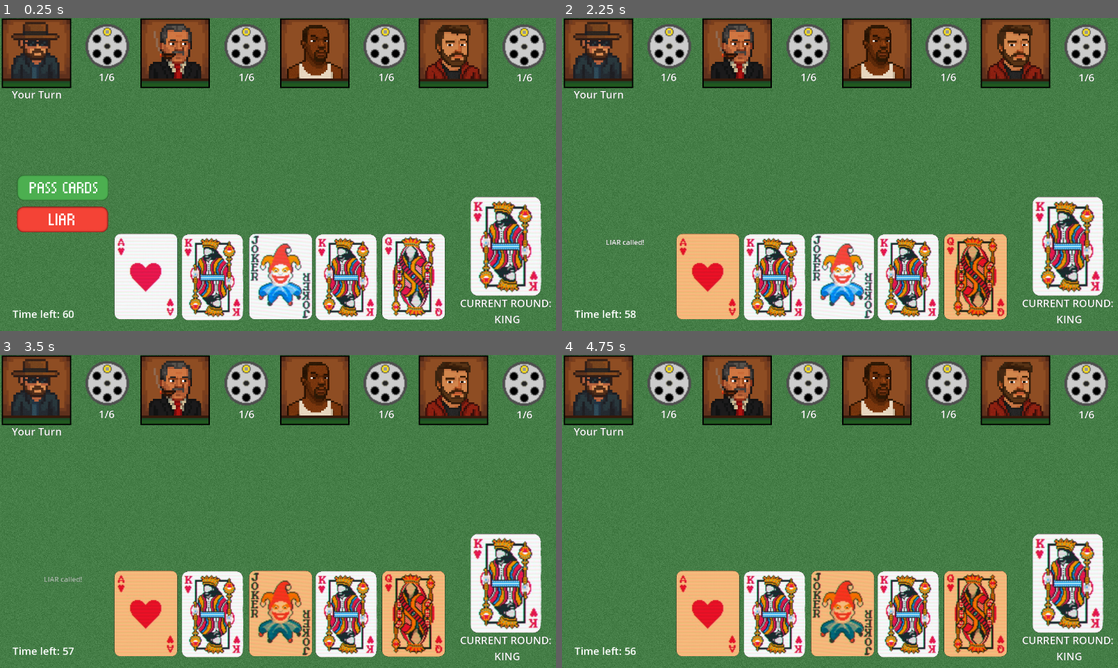
Above: before the commit, frames 1-4 (two rows, left to right).
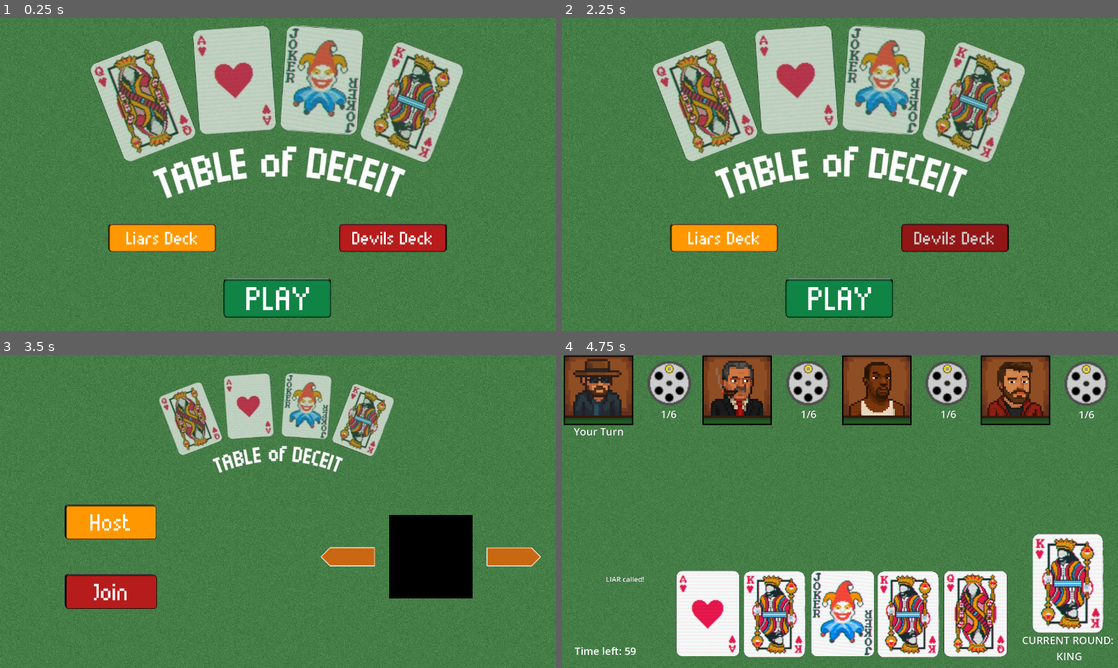
Above: after the commit, the same moments.

Repository: NazarLys/Table_of_Deceit
Game: Godot game, scene res://main_menu.tscn
The game is run twice, just before and just after one commit, with the same random seed, the same clock (stepped at 60 frames per second) and the same inputs. Before the commit the project starts from res://game.tscn.
Inputs (mouse positions are in pixels of both pictures, inside the frame that each line leads up to):
- Up to frame 1 (0.25 s): no input
- Up to frame 2 (2.25 s): click (723, 237) at 0.52 s; click (956, 237) at 1.27 s; click (623, 218) at 2.02 s
- Up to frame 3 (3.5 s): click (278, 636) at 2.77 s
- Up to frame 4 (4.75 s): click (673, 520) at 3.52 s; click (623, 555) at 4.27 s

The runs differ from the first frame. In frame 1, 54% of the frame differs, in the area x 0-100%, y 0-100%; in frame 2, 52%; in frame 3, 46%; in frame 4, 9.0%.

Commit message:
абабагаламага

Diff:
--- a/Lobby.gd
+++ b/Lobby.gd
@@ -13,7 +13,7 @@
 	peer.create_server(12345, 4)
 	multiplayer.multiplayer_peer = peer
 	print("Server started on port 12345")
-	get_tree().change_scene_to_file("res://Game.tscn")  # Replace with your game scene path
+	get_tree().change_scene_to_file("res://game.tscn")
 
 func _on_join_button_pressed():
 	var peer = ENetMultiplayerPeer.new()
@@ -21,4 +21,4 @@
 	peer.create_client(ip, 12345)
 	multiplayer.multiplayer_peer = peer
 	print("Trying to join %s..." % ip)
-	get_tree().change_scene_to_file("res://.tscn")
+	get_tree().change_scene_to_file("res://game.tscn")
--- a/Lobby.tscn
+++ b/Lobby.tscn
@@ -1,37 +1,122 @@
-[gd_scene load_steps=2 format=3 uid="uid://cgk820ptpdexb"]
+[gd_scene load_steps=19 format=3 uid="uid://cgk820ptpdexb"]
 
 [ext_resource type="Script" path="res://Lobby.gd" id="1_oofxy"]
+[ext_resource type="Texture2D" uid="uid://dfdtjlenjxq4a" path="res://main_menu/photo_5260287361173023056_y.jpg" id="2_ty2de"]
+[ext_resource type="Texture2D" uid="uid://dhu0wmyutfmay" path="res://main_menu/20250510_231812.png" id="3_47vmb"]
+[ext_resource type="Texture2D" uid="uid://dx8p8gw1y8thq" path="res://main_menu/20250510_230808.png" id="4_qvb55"]
+[ext_resource type="Texture2D" uid="uid://c1vboqpf02n2j" path="res://main_menu/20250510_140446.png" id="5_poy1r"]
+[ext_resource type="Texture2D" uid="uid://dsq2tbwst0w7p" path="res://main_menu/20250510_140459.png" id="6_2tq58"]
+
+[sub_resource type="StyleBoxFlat" id="StyleBoxFlat_fq3ng"]
+bg_color = Color(0.6, 0.6, 0.6, 0)
+
+[sub_resource type="StyleBoxFlat" id="StyleBoxFlat_t1tnc"]
+bg_color = Color(0.6, 0.6, 0.6, 0)
+
+[sub_resource type="StyleBoxFlat" id="StyleBoxFlat_sdtqp"]
+bg_color = Color(0.6, 0.6, 0.6, 0)
+
+[sub_resource type="StyleBoxFlat" id="StyleBoxFlat_8wb6u"]
+bg_color = Color(0.6, 0.6, 0.6, 0)
+
+[sub_resource type="StyleBoxFlat" id="StyleBoxFlat_xgj5r"]
+bg_color = Color(0.6, 0.6, 0.6, 0)
+
+[sub_resource type="StyleBoxFlat" id="StyleBoxFlat_ogots"]
+bg_color = Color(0.6, 0.6, 0.6, 0)
+
+[sub_resource type="StyleBoxFlat" id="StyleBoxFlat_jkr2k"]
+bg_color = Color(0.6, 0.6, 0.6, 0)
+
+[sub_resource type="StyleBoxFlat" id="StyleBoxFlat_68ajv"]
+bg_color = Color(0.6, 0.6, 0.6, 0)
+
+[sub_resource type="StyleBoxFlat" id="StyleBoxFlat_i6ama"]
+bg_color = Color(0.6, 0.6, 0.6, 0)
+
+[sub_resource type="StyleBoxFlat" id="StyleBoxFlat_pxaxo"]
+bg_color = Color(0.6, 0.6, 0.6, 0)
+
+[sub_resource type="StyleBoxFlat" id="StyleBoxFlat_f2r88"]
+bg_color = Color(0.6, 0.6, 0.6, 0)
+
+[sub_resource type="StyleBoxFlat" id="StyleBoxFlat_b8yyj"]
+bg_color = Color(0.6, 0.6, 0.6, 0)
 
 [node name="Lobby" type="Control"]
 layout_mode = 3
 anchors_preset = 0
 script = ExtResource("1_oofxy")
 
+[node name="Camera2D" type="Camera2D" parent="."]
+top_level = true
+position = Vector2(640, 360)
+
+[node name="Sprite2D" type="Sprite2D" parent="."]
+position = Vector2(640, 560)
+texture = ExtResource("2_ty2de")
+
 [node name="IpInput" type="LineEdit" parent="."]
+visible = false
 layout_mode = 0
 offset_right = 67.0625
 offset_bottom = 31.0
 
 [node name="Host" type="Button" parent="."]
 layout_mode = 0
-offset_left = 27.0
-offset_top = 65.0
-offset_right = 207.0
-offset_bottom = 125.0
-text = "Host"
+offset_left = 149.0
+offset_top = 344.0
+offset_right = 1200.0
+offset_bottom = 742.0
+scale = Vector2(0.201, 0.201)
+theme_override_styles/normal = SubResource("StyleBoxFlat_fq3ng")
+theme_override_styles/hover = SubResource("StyleBoxFlat_t1tnc")
+theme_override_styles/pressed = SubResource("StyleBoxFlat_sdtqp")
+theme_override_styles/focus = SubResource("StyleBoxFlat_8wb6u")
+icon = ExtResource("3_47vmb")
 
 [node name="Join" type="Button" parent="."]
 layout_mode = 0
-offset_left = 263.0
-offset_top = 65.0
-offset_right = 443.0
-offset_bottom = 125.0
-text = "Join"
+offset_left = 149.0
+offset_top = 504.0
+offset_right = 1203.0
+offset_bottom = 903.0
+scale = Vector2(0.201, 0.201)
+theme_override_styles/normal = SubResource("StyleBoxFlat_xgj5r")
+theme_override_styles/hover = SubResource("StyleBoxFlat_ogots")
+theme_override_styles/pressed = SubResource("StyleBoxFlat_jkr2k")
+theme_override_styles/focus = SubResource("StyleBoxFlat_68ajv")
+icon = ExtResource("4_qvb55")
 
-[node name="Info" type="Label" parent="."]
+[node name="Player 0" type="ColorRect" parent="."]
+offset_left = 896.0
+offset_top = 368.0
+offset_right = 1056.0
+offset_bottom = 528.0
+scale = Vector2(1.2, 1.2)
+color = Color(0, 0, 0, 1)
+
+[node name="ChangeB" type="Button" parent="."]
 layout_mode = 0
-offset_left = 168.0
-offset_top = 144.0
-offset_right = 318.0
-offset_bottom = 167.0
-text = "Connection Status: "
+offset_left = 1120.0
+offset_top = 442.0
+offset_right = 2377.0
+offset_bottom = 886.0
+scale = Vector2(0.1, 0.1)
+theme_override_styles/normal = SubResource("StyleBoxFlat_i6ama")
+theme_override_styles/hover = SubResource("StyleBoxFlat_pxaxo")
+theme_override_styles/pressed = SubResource("StyleBoxFlat_f2r88")
+theme_override_styles/focus = SubResource("StyleBoxFlat_b8yyj")
+icon = ExtResource("5_poy1r")
+
+[node name="ChangeN" type="Button" parent="."]
+offset_left = 738.0
+offset_top = 442.0
+offset_right = 1996.0
+offset_bottom = 886.0
+scale = Vector2(0.1, 0.1)
+theme_override_styles/normal = SubResource("StyleBoxFlat_i6ama")
+theme_override_styles/hover = SubResource("StyleBoxFlat_pxaxo")
+theme_override_styles/pressed = SubResource("StyleBoxFlat_f2r88")
+theme_override_styles/focus = SubResource("StyleBoxFlat_b8yyj")
+icon = ExtResource("6_2tq58")
--- a/game.tscn
+++ b/game.tscn
@@ -28,6 +28,9 @@
 [sub_resource type="StyleBoxEmpty" id="StyleBoxEmpty_byfyb"]
 
 [sub_resource type="StyleBoxEmpty" id="StyleBoxEmpty_ad8o5"]
+
+[sub_resource type="StyleBoxFlat" id="StyleBoxFlat_y8ryv"]
+bg_color = Color(0.6, 0.6, 0.6, 0)
 
 [sub_resource type="StyleBoxEmpty" id="StyleBoxEmpty_ehccs"]
 
@@ -98,6 +101,7 @@
 
 [node name="Output" type="Label" parent="UI"]
 custom_minimum_size = Vector2(10, 10)
+layout_mode = 0
 offset_left = 17.0
 offset_top = 504.0
 offset_right = 267.0
@@ -162,6 +166,7 @@
 theme_override_styles/normal = SubResource("StyleBoxEmpty_1ywnr")
 theme_override_styles/hover = SubResource("StyleBoxEmpty_byfyb")
 theme_override_styles/pressed = SubResource("StyleBoxEmpty_ad8o5")
+theme_override_styles/focus = SubResource("StyleBoxFlat_y8ryv")
 icon = ExtResource("3_nixtt")
 
 [node name="Liar" type="Button" parent="."]
--- /dev/null
+++ b/main_menu.gd
@@ -0,0 +1,72 @@
+extends Node
+
+@onready var liars_button: Button = $LiarsDeck
+@onready var devils_button: Button = $DevilsDeck
+@onready var play_button: Button = $Play
+
+var selected_deck: String = ""
+var hovered_button: Button = null
+
+func _ready():
+	# Connect pressed signals
+	liars_button.pressed.connect(_on_liars_pressed)
+	devils_button.pressed.connect(_on_devils_pressed)
+	play_button.pressed.connect(_on_play_pressed)
+
+	# Connect hover signals
+	liars_button.mouse_entered.connect(func(): _on_hover(liars_button))
+	liars_button.mouse_exited.connect(_on_hover_exit)
+	devils_button.mouse_entered.connect(func(): _on_hover(devils_button))
+	devils_button.mouse_exited.connect(_on_hover_exit)
+	play_button.mouse_entered.connect(func(): _on_hover(play_button))
+	play_button.mouse_exited.connect(_on_hover_exit)
+
+	_update_buttons()
+
+func _on_liars_pressed():
+	selected_deck = "liars"
+	_update_buttons()
+
+func _on_devils_pressed():
+	selected_deck = "devils"
+	_update_buttons()
+
+func _on_play_pressed():
+	if selected_deck == "":
+		print("⚠️ Please select a deck before starting the game!")
+		return
+	get_tree().change_scene_to_file("res://Lobby.tscn")
+
+func _on_hover(button: Button):
+	hovered_button = button
+	_update_buttons()
+
+func _on_hover_exit():
+	hovered_button = null
+	_update_buttons()
+
+func _update_buttons():
+	# Reset to default
+	liars_button.modulate = Color(1, 1, 1)
+	devils_button.modulate = Color(1, 1, 1)
+	play_button.modulate = Color(1, 1, 1)
+
+	# Pressed effect
+	if selected_deck == "liars":
+		liars_button.modulate = Color(0.8, 0.8, 0.8)
+	elif selected_deck == "devils":
+		devils_button.modulate = Color(0.8, 0.8, 0.8)
+
+	# Hover effect only if not selected
+	if hovered_button != null:
+		if hovered_button == play_button:
+			play_button.modulate = Color(1.2, 1.2, 1.2)
+		elif get_button_deck(hovered_button) != selected_deck:
+			hovered_button.modulate = Color(1.2, 1.2, 1.2)
+
+func get_button_deck(button: Button) -> String:
+	if button == liars_button:
+		return "liars"
+	elif button == devils_button:
+		return "devils"
+	return ""
--- a/main_menu.tscn
+++ b/main_menu.tscn
@@ -1,71 +1,93 @@
-[gd_scene format=3 uid="uid://chadt3b0kfvn"]
+[gd_scene load_steps=18 format=3 uid="uid://dpmmqumudr7in"]
 
-[node name="MainMenu" type="Control"]
-layout_mode = 3
-anchors_preset = 15
-anchor_right = 1.0
-anchor_bottom = 1.0
-offset_left = 44.0
-offset_top = 13.0
-offset_right = 44.0
-offset_bottom = 13.0
-grow_horizontal = 2
-grow_vertical = 2
+[ext_resource type="Script" path="res://main_menu.gd" id="1_l233s"]
+[ext_resource type="Texture2D" uid="uid://dcge43krgxxgi" path="res://main_menu/photo_5258035561359338649_y.jpg" id="1_m677w"]
+[ext_resource type="Texture2D" uid="uid://blhqgldj05qqk" path="res://main_menu/20250510_132934.png" id="3_gupkf"]
+[ext_resource type="Texture2D" uid="uid://nls1eksj4mqr" path="res://main_menu/20250510_133356.png" id="3_n1jn4"]
+[ext_resource type="Texture2D" uid="uid://d3atapafmce6n" path="res://main_menu/20250510_133043.png" id="5_e37sw"]
 
-[node name="ColorRect" type="ColorRect" parent="."]
-custom_minimum_size = Vector2(1280, 720)
-layout_mode = 0
-offset_left = -44.0
-offset_top = -13.0
-offset_right = 1236.0
-offset_bottom = 707.0
+[sub_resource type="StyleBoxFlat" id="StyleBoxFlat_4swab"]
+bg_color = Color(0.6, 0.6, 0.6, 0)
 
-[node name="TitleMenu" type="Label" parent="."]
-custom_minimum_size = Vector2(100, 100)
-layout_mode = 0
-offset_left = 412.0
-offset_top = 97.0
-offset_right = 795.0
-offset_bottom = 297.0
-theme_override_colors/font_color = Color(0, 0, 0, 1)
-theme_override_font_sizes/font_size = 52
-text = "Table Of Deceit"
-vertical_alignment = 1
+[sub_resource type="StyleBoxFlat" id="StyleBoxFlat_uqi3f"]
+bg_color = Color(0.6, 0.6, 0.6, 0)
 
-[node name="ModeButtons" type="HBoxContainer" parent="."]
-custom_minimum_size = Vector2(150, 80)
-layout_mode = 0
-offset_left = 303.0
-offset_top = 273.0
-offset_right = 903.0
-offset_bottom = 353.0
-theme_override_constants/separation = 200
-alignment = 1
+[sub_resource type="StyleBoxFlat" id="StyleBoxFlat_ea7gq"]
+bg_color = Color(0.6, 0.6, 0.6, 0)
 
-[node name="LiarsDeck" type="Button" parent="ModeButtons"]
-layout_mode = 2
+[sub_resource type="StyleBoxFlat" id="StyleBoxFlat_pswd8"]
+bg_color = Color(0.6, 0.6, 0.6, 0)
+
+[sub_resource type="StyleBoxFlat" id="StyleBoxFlat_0m7jl"]
+bg_color = Color(0.6, 0.6, 0.6, 0)
+
+[sub_resource type="StyleBoxFlat" id="StyleBoxFlat_ry2wx"]
+bg_color = Color(0.6, 0.6, 0.6, 0)
+
+[sub_resource type="StyleBoxFlat" id="StyleBoxFlat_qe1ma"]
+bg_color = Color(0.6, 0.6, 0.6, 0)
+
+[sub_resource type="StyleBoxFlat" id="StyleBoxFlat_72f8q"]
+bg_color = Color(0.6, 0.6, 0.6, 0)
+
+[sub_resource type="StyleBoxFlat" id="StyleBoxFlat_nyjkf"]
+bg_color = Color(0.6, 0.6, 0.6, 0)
+
+[sub_resource type="StyleBoxFlat" id="StyleBoxFlat_6jddd"]
+bg_color = Color(0.6, 0.6, 0.6, 0)
+
+[sub_resource type="StyleBoxFlat" id="StyleBoxFlat_tpnpq"]
+bg_color = Color(0.6, 0.6, 0.6, 0)
+
+[sub_resource type="StyleBoxFlat" id="StyleBoxFlat_pbo33"]
+bg_color = Color(0.6, 0.6, 0.6, 0)
+
+[node name="MainMenu" type="Node2D"]
+script = ExtResource("1_l233s")
+
+[node name="ColorRect" type="Sprite2D" parent="."]
+position = Vector2(640, 560)
+texture = ExtResource("1_m677w")
+
+[node name="Play" type="Button" parent="."]
+custom_minimum_size = Vector2(80, 30)
+offset_left = 514.0
+offset_top = 596.0
+offset_right = 1116.0
+offset_bottom = 827.0
+scale = Vector2(0.42, 0.42)
+theme_type_variation = &"FlatButton"
+theme_override_styles/normal = SubResource("StyleBoxFlat_4swab")
+theme_override_styles/hover = SubResource("StyleBoxFlat_uqi3f")
+theme_override_styles/pressed = SubResource("StyleBoxFlat_ea7gq")
+theme_override_styles/focus = SubResource("StyleBoxFlat_pswd8")
+icon = ExtResource("3_n1jn4")
+
+[node name="LiarsDeck" type="Button" parent="."]
+offset_left = 248.0
+offset_top = 470.0
+offset_right = 912.0
+offset_bottom = 654.0
+scale = Vector2(0.38, 0.38)
+theme_type_variation = &"FlatButton"
+theme_override_styles/normal = SubResource("StyleBoxFlat_0m7jl")
+theme_override_styles/hover = SubResource("StyleBoxFlat_ry2wx")
+theme_override_styles/pressed = SubResource("StyleBoxFlat_qe1ma")
+theme_override_styles/focus = SubResource("StyleBoxFlat_72f8q")
 toggle_mode = true
-text = "Liar's Deck"
+icon = ExtResource("3_gupkf")
 
-[node name="DevilsDeck" type="Button" parent="ModeButtons"]
+[node name="DevilsDeck" type="Button" parent="."]
 custom_minimum_size = Vector2(200, 80)
-layout_mode = 2
+offset_left = 781.0
+offset_top = 470.0
+offset_right = 1443.0
+offset_bottom = 655.0
+scale = Vector2(0.38, 0.38)
+theme_override_styles/normal = SubResource("StyleBoxFlat_nyjkf")
+theme_override_styles/hover = SubResource("StyleBoxFlat_6jddd")
+theme_override_styles/pressed = SubResource("StyleBoxFlat_tpnpq")
+theme_override_styles/focus = SubResource("StyleBoxFlat_pbo33")
 toggle_mode = true
 action_mode = 0
-text = "Devil's Deck"
-
-[node name="PlayButton" type="Button" parent="."]
-custom_minimum_size = Vector2(80, 30)
-layout_mode = 0
-offset_left = 481.0
-offset_top = 378.0
-offset_right = 611.0
-offset_bottom = 428.0
-
-[node name="CharacterButton" type="Button" parent="."]
-custom_minimum_size = Vector2(30, 30)
-layout_mode = 0
-offset_left = 509.0
-offset_top = 488.0
-offset_right = 589.0
-offset_bottom = 568.0
+icon = ExtResource("5_e37sw")
--- a/project.godot
+++ b/project.godot
@@ -11,7 +11,7 @@
 [application]
 
 config/name="Table_of_Deceit"
-run/main_scene="res://game.tscn"
+run/main_scene="res://main_menu.tscn"
 config/features=PackedStringArray("4.2", "GL Compatibility")
 config/icon="res://icon.svg"
 
Binary file removed: Screenshot 2025-05-08 103349.png
Binary file removed: Turn.png
Not shown: 1 places in game.tscn that only renumber resources
Binary file added: main_menu/20250510_132934.png
Not shown, added: main_menu/20250510_132934.png.import
Binary file added: main_menu/20250510_133043.png
Not shown, added: main_menu/20250510_133043.png.import
Binary file added: main_menu/20250510_133356.png
Not shown, added: main_menu/20250510_133356.png.import
Not shown, changed: main_menu/20250510_133735.png.import
Not shown, added: main_menu/20250510_133841.png.import
Binary file added: main_menu/20250510_140446.png
(and 11 more such lines)
